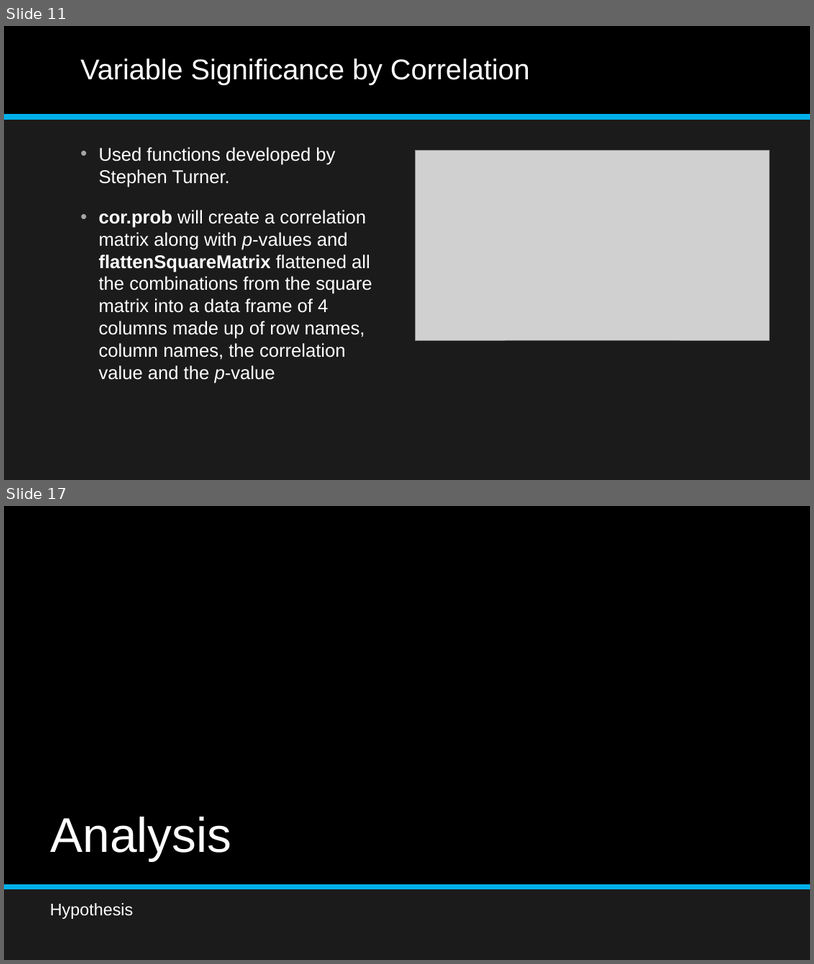
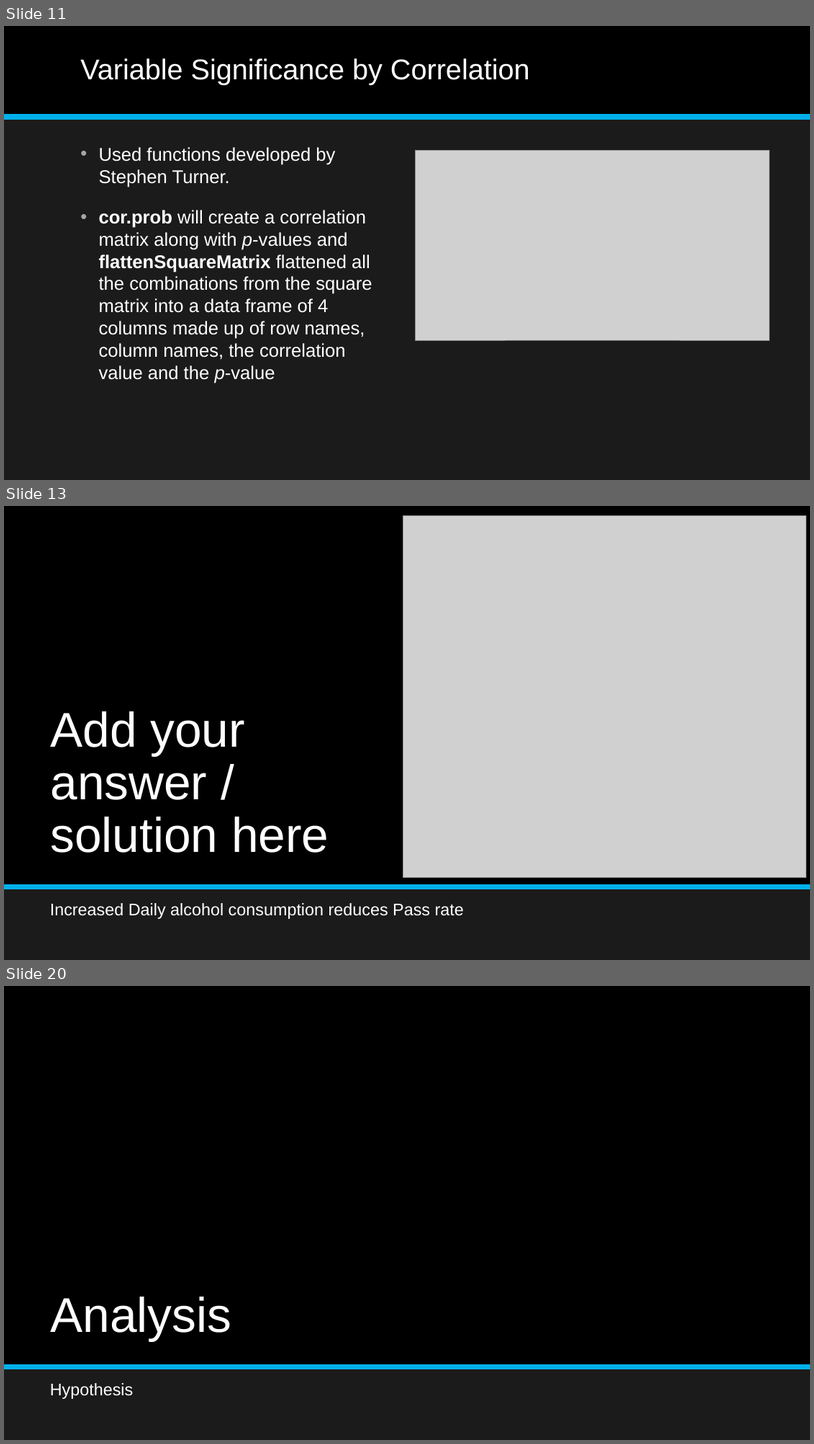
Before and after one commit to aajunwa/capstone, a slide deck: Student Alcohol Consumption Data Science Project.pptx. Shown one above the other, each under a label of ours: slides 11 and 17 before the commit, slides 11, 13 and 20 after it; the slides between them are not shown. The pictures are 814x964 and 814x1444 pixels, drawn with LibreOffice and Linux fonts; fonts in the diff are those of the drawing; grey boxes stand for pictures. Boxes give left, top, right and bottom in pixels: in the first picture for what was removed or moved away, otherwise in the second. Text is boxed around its words. In the diff, an @@ line names an element or a change of style, - is before the commit and + after.

```diff
--- a/Student Alcohol Consumption Data Science Project.pptx
+++ b/Student Alcohol Consumption Data Science Project.pptx
@@ slide 13 added at [4, 506, 810, 960], background #1B1B1B; not listed: 2 template elements that a slide beside it also shows @@
@@ picture added at [404, 515, 806, 878] @@
@@ title added at [50, 711, 329, 852], 58 pt, text #FFFFFF @@
+Add your answer / solution here
@@ text added at [50, 903, 464, 919], 20 pt, text #FFFFFF @@
+Increased Daily alcohol consumption reduces Pass rate
@@ what was slide 17 is now slide 20 @@
```
Also in this commit, not shown: 4 slides changed, 5 other slides added, 3 slides removed, 7 other files.
